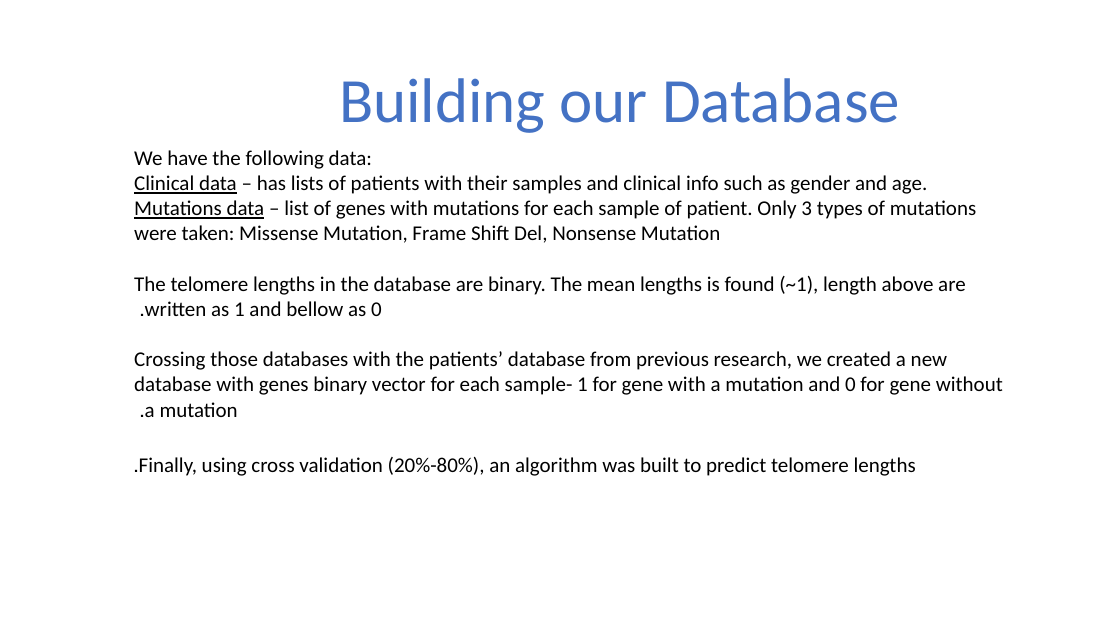
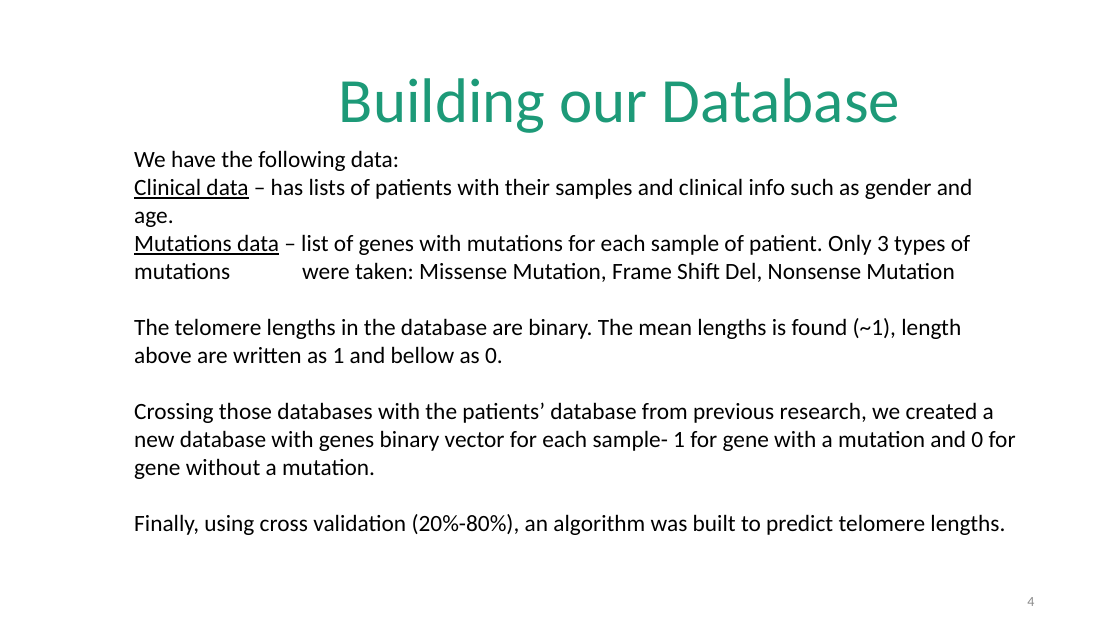
Before and after one commit to bmk1239/predict_telomere_length, a slide deck: slide 4 of presentation.pptx. Drawn at 1120x630 pixels with LibreOffice and Linux fonts; fonts in the diff are those of the drawing. Boxes give left, top, right and bottom in pixels: in the first picture for what was removed or moved away, otherwise in the second. Text is boxed around its words. In the diff, an @@ line names an element or a change of style, - is before the commit and + after.

```diff
--- a/presentation.pptx
+++ b/presentation.pptx
@@ text "Building our Database" at (339, 78, 900, 133): text colour #4472C4 to #1D9A78 @@
@@ text at (134, 150, 1016, 479): size 18 to 20 pt in "We have the following data: Clinical data ...", "The telomere lengths in the database are ...", "Crossing those databases with the patients’ database ..." @@
@@ text removed at (139, 457, 916, 476) @@
-Finally, using cross validation (20%-80%), an algorithm was built to predict telomere lengths.
@@ text at (134, 514, 1005, 535): paragraph added @@
+Finally, using cross validation (20%-80%), an algorithm was built to predict telomere lengths.
@@ page number added at (1027, 597, 1034, 606), 12 pt, text #8C8C8C @@
+4
```
Also in this commit, not shown: 5 other slides changed, 1 slide added, 1 slide removed.
